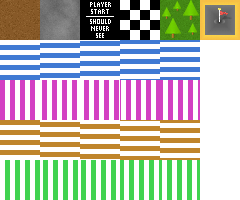
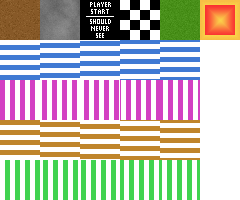
Layer changes from the first w=240, h=200 image to the second:
painted on "Layer 4 copy" over [160, 0, 235, 40]
